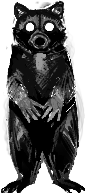
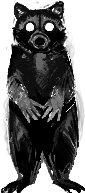
Layered file, before and after one edit (85x193). Changes by layer:
"Layer 1": opacity 40% → 60%, painted on it over [2, 2, 85, 165]
